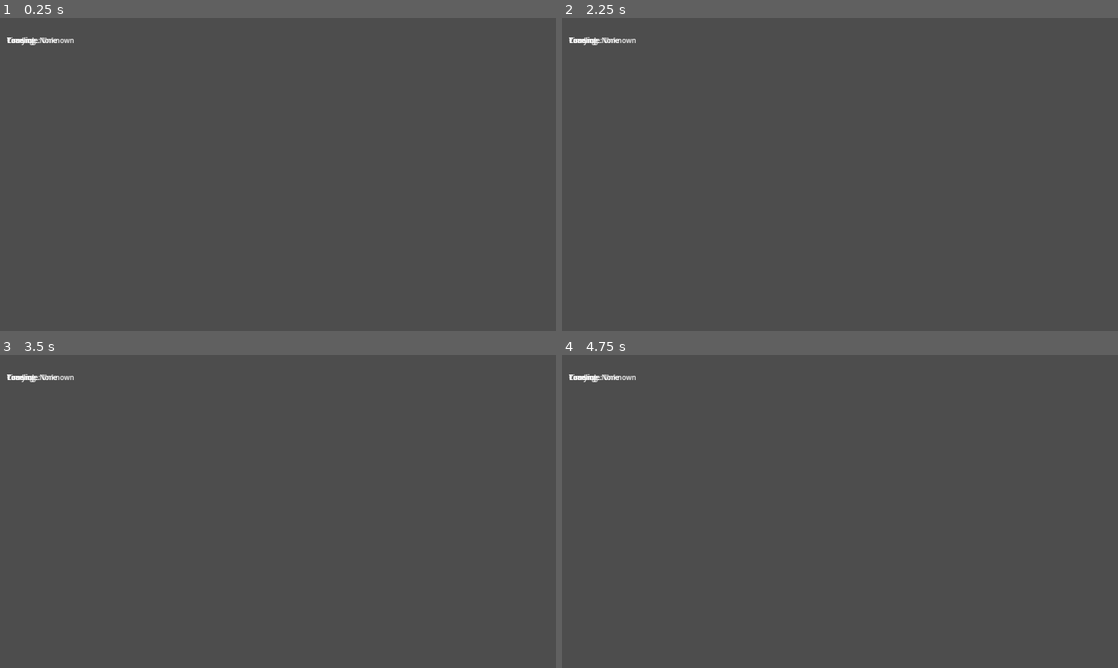
Above: before the commit, frames 1-4 (two rows, left to right).
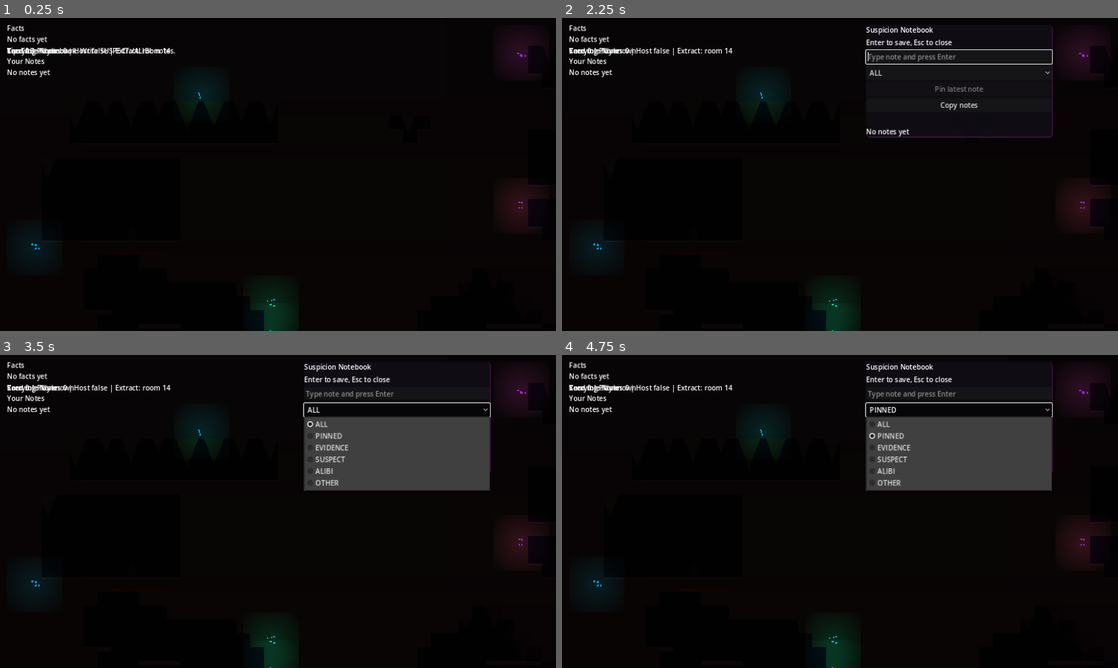
Above: after the commit, the same moments.

Repository: Jordans14/DeductionDelve
Game: Godot game, scene res://scenes/Game.tscn
The game is run twice, just before and just after one commit, with the same random seed, the same clock (stepped at 60 frames per second) and the same inputs. This scene is started directly instead of the project's main scene.
Inputs (mouse positions are in pixels of both pictures, inside the frame that each line leads up to):
- Up to frame 1 (0.25 s): no input
- Up to frame 2 (2.25 s): tap Enter (ui_accept) at 0.5, 0.77, 1.25, 1.52, 2 s; hold X 0.53-1.28 s; hold Right (ui_right) 0.53-2.03 s; tap Tab at 1.35 s; hold Left (ui_left) from 2.03 s (still down); tap N at 2.1 s
- Up to frame 3 (3.5 s): release Left (ui_left) at 2.75 s; click (394, 411) at 2.75 s, where only the run after the commit has a clickable "ALL"
- Up to frame 4 (4.75 s): click (956, 442) at 3.5 s, where only the run after the commit has a clickable "Copy notes"; click (956, 411) at 4.25 s, where only the run after the commit has a clickable "PINNED"

The runs differ from the first frame. In frame 1, 100% of the frame differs, in the area x 0-100%, y 0-100%; in frame 2, 100%; in frame 3, 92%; in frame 4, 92%.
Error before the commit: Parse Error: Cannot infer the type of "send_pos" variable because the value doesn't have a set type. (res://src/run/game_controller.gd:325)

Commit message:
Fixed GDScript strict typing compilation error in game_controller

Diff:
--- a/godot/src/run/game_controller.gd
+++ b/godot/src/run/game_controller.gd
@@ -322,7 +322,7 @@
 				snapshot[str(peer_id)] = {"p": actor.global_position, "v": actor.velocity}
 			NetworkManager.broadcast_state(snapshot, tick_counter)
 	elif not NetworkManager.is_host and not run_ended:
-		var send_pos := players[local_id].global_position if players.has(local_id) else Vector2.ZERO
+		var send_pos : Vector2 = players[local_id].global_position if players.has(local_id) else Vector2.ZERO
 		NetworkManager.send_client_input(move_axis, jump_pressed, tick_counter, send_pos)
 		if players.has(local_id):
 			players[local_id].simulate_step(move_axis, jump_pressed, delta)
